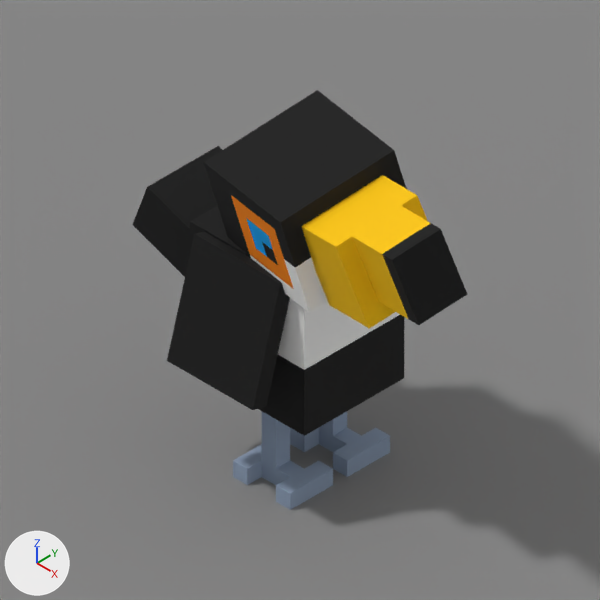
Before and after pictures for a commit that changed the Blender file 02 Animals/26-013 · Toco Toucan/blender/26-013 · Toco Toucan.blend.
One viewpoint serves both versions: the file's camera 'CAM · ILL 1x1'. The lights are fixed; the arrows at lower left show +X, +Y and +Z. The picture after the commit comes second.

Names of what the first picture shows: 'VF · beak', 'VF · body', 'VF · foot_l', 'VF · foot_r', 'VF · ground', 'VF · head', 'VF · leg_l', 'VF · tail', 'VF · wing_l' and 1 more.
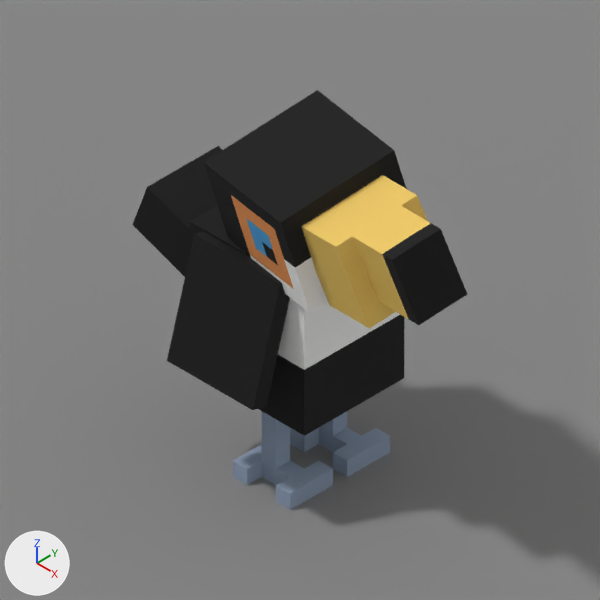
Scene script edits in JSON lines:
```json
{"op": "set", "path": "mat_vf___bill___yellow_400.base_color", "old": "(0.982, 0.571, 0.0)", "new": "(0.871, 0.591, 0.136)", "note": "yellow #fdc700 -> yellow #f0ca67"}
```

Where the change shows, as pixel boxes (x1, y1, x2, y2) in the pictures (600 x 600 px):
```json
{"object": "VF · beak", "change": "recoloured", "before": [301, 175, 433, 328], "after": [301, 175, 433, 328]}
```
